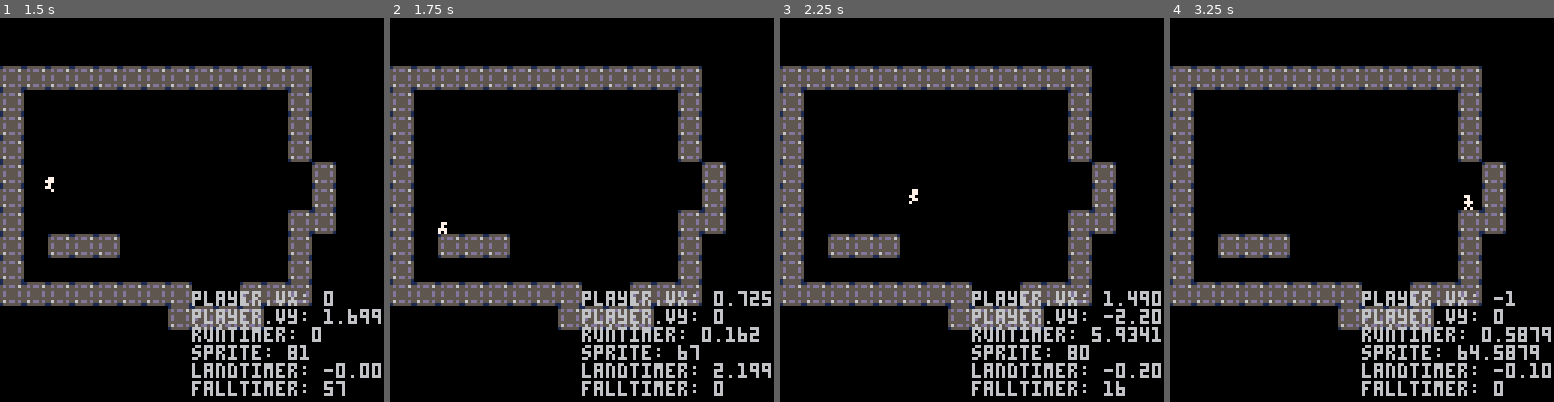
Above: before the commit, frames 1-4 (left to right).
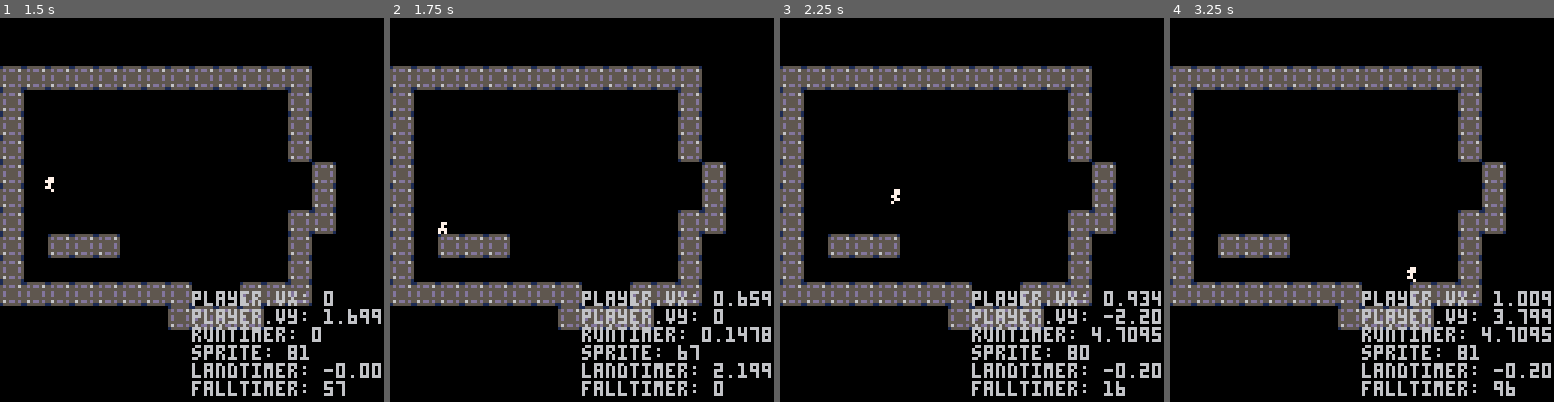
Above: after the commit, the same moments.

Repository: charlietran/pico8-games
Game: PICO-8 cartridge runboi.p8
The game is run twice, just before and just after one commit, with the same random seed, the same clock (stepped at 60 frames per second) and the same inputs.
Inputs:
- Up to frame 1 (1.5 s): tap O (Z key) at 0.7 s
- Up to frame 2 (1.75 s): hold Right from 1.6 s (still down); tap O (Z key) at 1.7 s
- Up to frame 3 (2.25 s): release Right at 2.1 s; tap O (Z key) at 2.1 s
- Up to frame 4 (3.25 s): hold Right 2.47-3.03 s; tap O (Z key) at 2.5, 2.9 s; hold Left from 3.08 s (still down)

Frame 1 is identical in both runs. In frame 2, 0.2% of the frame differs, in the area x 90-100%, y 71-85%; in frame 3, 0.3%; in frame 4, 1.2%, in the area x 61-100%, y 46-99%.

Commit message:
Tweak x velocity to feel better

Diff:
--- a/runboi.p8
+++ b/runboi.p8
@@ -265,6 +265,10 @@
 		p:airinput()
 	end
 	p:jumpinput()
+
+	--overall x speed tweak to
+	--make things feel right
+	p.vx*=0.98
 end
 
 player.jumpinput=function(p)
